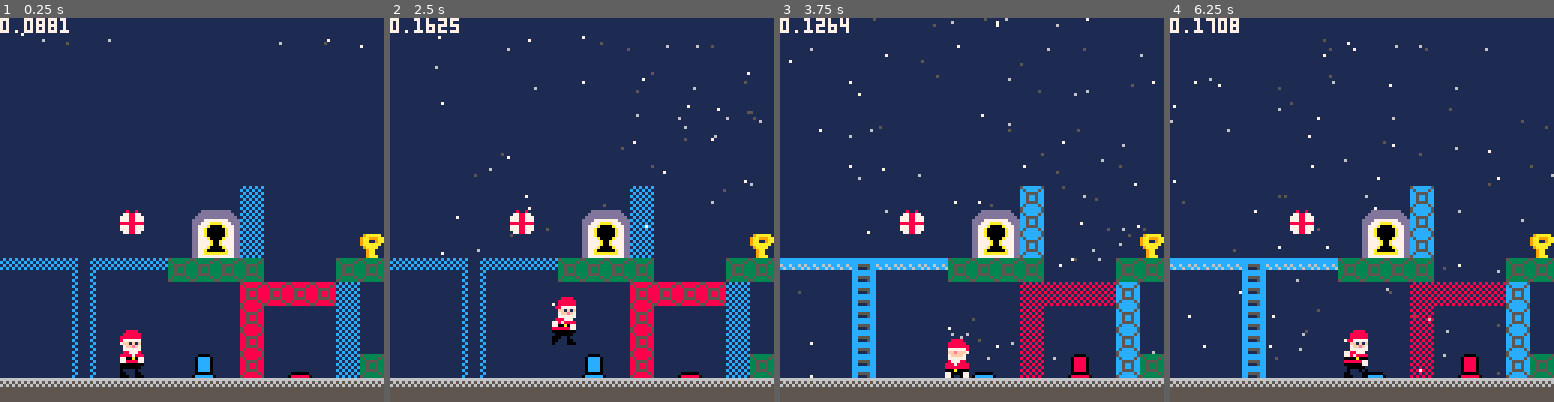
Above: before the commit, frames 1-4 (left to right).
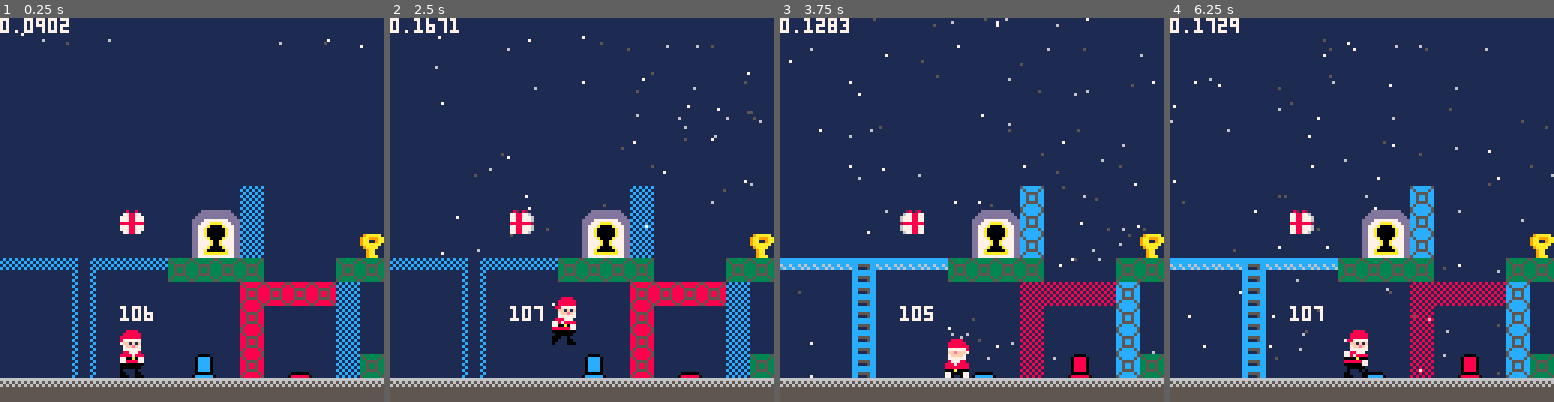
Above: after the commit, the same moments.

Repository: FIXMESTEVE/santadestroy
Game: PICO-8 cartridge santadestroy.p8
The game is run twice, just before and just after one commit, with the same random seed, the same clock (stepped at 60 frames per second) and the same inputs.
Inputs:
- Up to frame 1 (0.25 s): no input
- Up to frame 2 (2.5 s): tap O (Z key) at 0.7, 1.7, 2.1 s; hold Right 1.6-2.1 s; hold Up 2.15-2.42 s; hold Right from 2.47 s (still down)
- Up to frame 3 (3.75 s): tap O (Z key) every 0.4 s from 2.5 to 3.7 s; release Right at 3.03 s; hold Left 3.08-3.58 s
- Up to frame 4 (6.25 s): hold Right 4.02-4.68 s; tap O (Z key) every 0.4 s from 4.1 to 6.1 s; hold Up 4.73-5.03 s; hold Left 5.08-5.68 s; hold Right from 6.08 s (still down)

The runs differ from the first frame. In frame 1, 0.3% of the frame differs, in the area x 9-40%, y 0-79%; in frame 2, 0.4%, in the area x 12-40%, y 0-79%; in frame 3, 0.4%; in frame 4, 0.4%.

Commit message:
ticktock animation

Diff:
--- a/santadestroy.p8
+++ b/santadestroy.p8
@@ -370,6 +370,27 @@
 				p.y=j*8
 				mset(i,j,0)
 			end
+			--spawn gifts
+			if(mget(i,j)==105)then
+				g={}
+				g.spr=105
+				g.maxf=2
+				g.f=0
+				g.initspr=105
+				g.maxclk=3
+				g.ticktock=1
+				g.clk=0
+				g.x=i*8
+				g.y=j*8
+				g.w=1
+				g.h=1
+				g.flip=false
+				g.canlift=false
+				g.xspd=0
+				g.yspd=0
+				add(objects,g)
+				mset(i,j,0)
+			end
 			--spawn key
 			if(mget(i,j)==118)then
 				key={}
@@ -551,7 +572,26 @@
 function objects:draw()
 	for o=1,#objects do
 		spr(objects[o].spr,objects[o].x,objects[o].y)
-	end
+		if(objects[o].initspr==105)animate(objects[o])
+	end
+end
+
+function animate(o)
+	print(o.spr,40,40,7)
+	o.clk+=1
+	if(o.clk>o.maxclk)then
+		o.clk=0
+		o.f+=1*o.ticktock
+		if(o.f>o.maxf-1 or o.f==0)then
+			if(o.ticktock!=0)then
+				o.ticktock*=-1
+			else
+				o.f=0
+			end
+		end
+	end
+
+	o.spr=o.initspr+o.f
 end
 -->8
 function p:draw()
@@ -850,7 +890,7 @@
 0000000000000000000000000000000000000000000000000000000000000000000000000000000000000000000000000000000000000000000000000000000000000000000000000000000000000000000000000000000000000000000000000000000000000000000000000000000000000000000000000000000000000000
 __map__
 0000000000000000000056000000000000000000000000000000000000000000000000000000000000000000000000000000000000000000000000000000000000000000000000000000000000000000000000000000000000000000000000000000000000000000000000000000000000000000000000000000000000000000
-00000000006a0000676856000000000000690000000000000000000000000000000000000000000000000000000000000000000000000000000000000000000000000000000000000000000000000000000000000000000000000000000000000000000000000000000000000000000000000000000000000000000000000000
+0000000000690000676856000000000000690000000000000000000000000000000000000000000000000000000000000000000000000000000000000000000000000000000000000000000000000000000000000000000000000000000000000000000000000000000000000000000000000000000000000000000000000000
 0000000000000000777856000000007600000000000000000000000000000000000000000000000000000000000000000000000000000000000000000000000000000000000000000000000000000000000000000000000000000000000000000000000000000000000000000000000000000000000000000000000000000000
 6f6f6f5a6f6f6f40404040000000404000000042420000000000000000000000000000000000000000000000000000000000000000000000000000000000000000000000000000000000000000000000000000000000000000000000000000000000000000000000000000000000000000000000000000000000000000000000
 0000005a00000000000045454545560000000000000000000000000000000000000000000000000000000000000000000000000000000000000000000000000000000000000000000000000000000000000000000000000000000000000000000000000000000000000000000000000000000000000000000000000000000000
